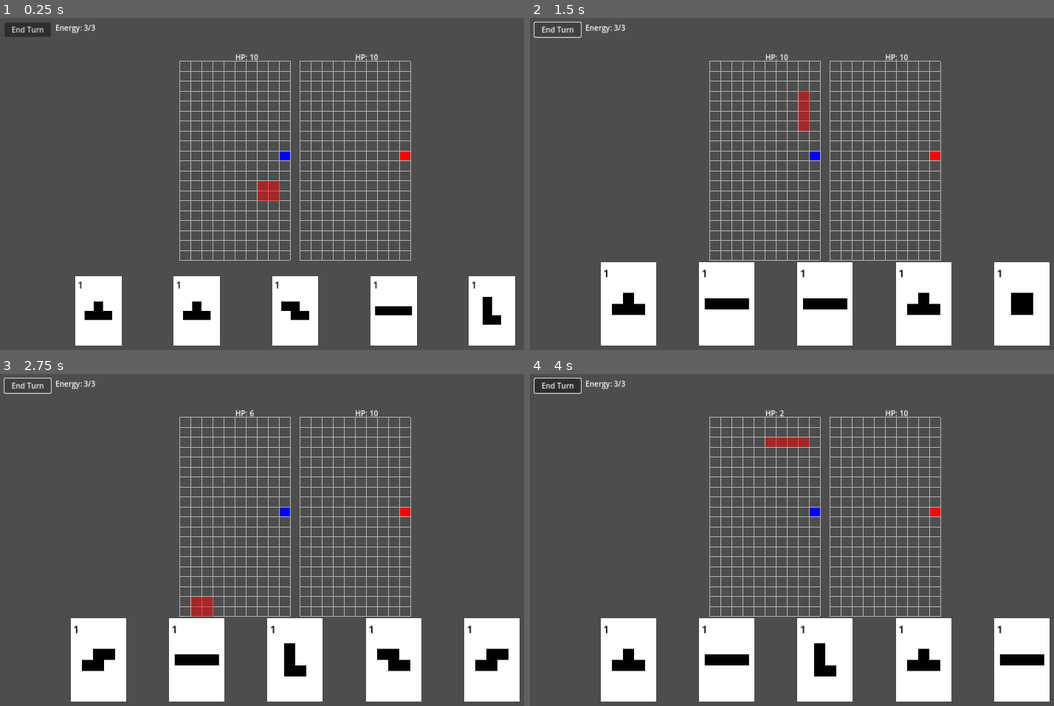
Above: before the commit, frames 1-4 (two rows, left to right).
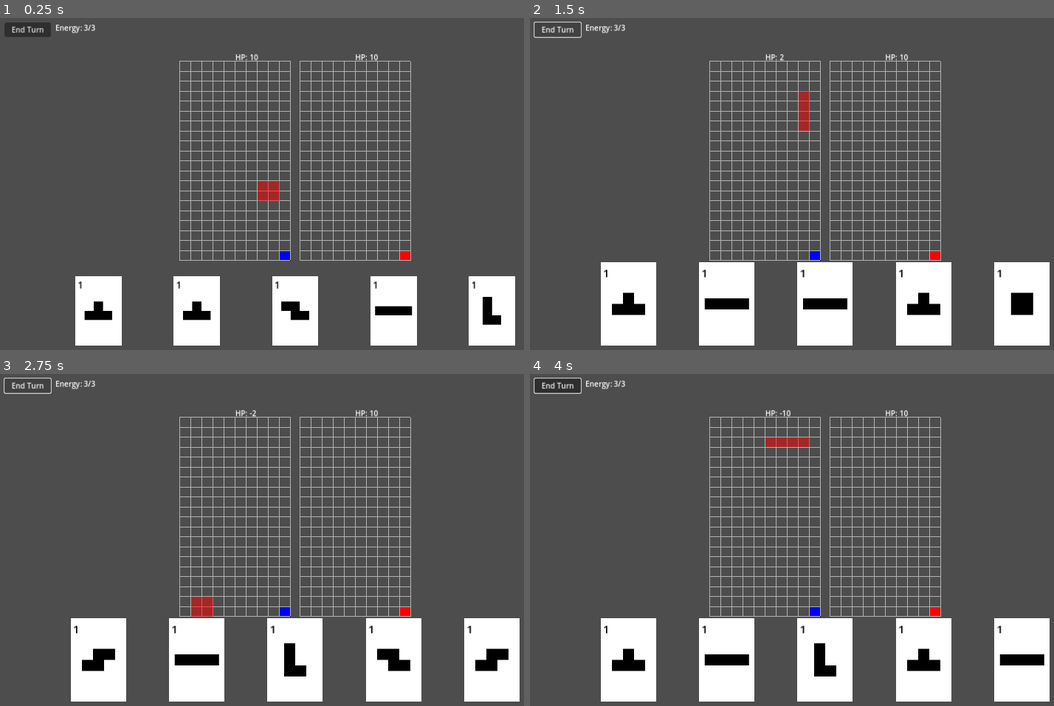
Above: after the commit, the same moments.

Repository: dBinet/SquirrelAttack
Game: Godot game, scene res://scenes/Main.tscn
Two runs of this game, one before a commit and one after it. Both use one fixed random seed, a clock stepped at 60 frames per second and the inputs below.
Inputs (mouse positions are in pixels of both pictures, inside the frame that each line leads up to):
- Up to frame 1 (0.25 s): no input
- Up to frame 2 (1.5 s): click "End Turn" at 0.5 s; click "End Turn" at 1.25 s
- Up to frame 3 (2.75 s): click "End Turn" at 2 s
- Up to frame 4 (4 s): tap Enter at 2.75 s; move the mouse to (954, 523) at 2.77 s; click (954, 523) at 2.92 s; tap Space at 3.5 s; drag from (708, 556) to (797, 606) at 3.52 s

The runs differ from the first frame. In frame 1, 0.2% of the frame differs, in the area x 53-79%, y 40-74%; in frame 2, 0.2%; in frame 3, 0.2%; in frame 4, 0.2%, in the area x 47-79%, y 10-74%.

Commit message:
Use grid coordinates for character shapes

Diff:
--- a/data/characters.json
+++ b/data/characters.json
@@ -1,14 +1,14 @@
 {
   "header": {
-    "instructions": "Add new characters as top-level keys. Each character entry contains a size, optional grid index, colors, and a 'shapes' dictionary. Shape positions are measured from the top-left corner of a 50x50 canvas. Example shapes show how to place a square in the top-left and bottom-right corners:",
+    "instructions": "Add new characters as top-level keys. Each character entry contains an optional grid index, colors, and a 'shapes' dictionary. Shape positions are measured in grid coordinates (columns and rows). Example shapes show how to place a square in the top-left and bottom-right cells:",
     "examples": {
-      "square_top_left": {"type": "rect", "position": [0, 0], "size": [5, 5], "color": [1, 1, 1, 1]},
-      "square_bottom_right": {"type": "rect", "position": [45, 45], "size": [5, 5], "color": [1, 1, 1, 1]}
+      "square_top_left": {"type": "rect", "position": [0, 0], "size": [1, 1], "color": [1, 1, 1, 1]},
+      "square_bottom_right": {"type": "rect", "position": [9, 19], "size": [1, 1], "color": [1, 1, 1, 1]}
     }
   },
   "alien": {
-	"size": 50,
-	"grid": "right",
+        "size": 10,
+        "grid": "right",
 	"base_color": [
 	  0,
 	  0,
@@ -26,12 +26,12 @@
                 {
                   "type": "rect",
                   "position": [
-                        45,
-                        45
+                        9,
+                        19
                   ],
                   "size": [
-                        5,
-                        5
+                        1,
+                        1
                   ],
                   "color": [
                         1,
@@ -44,8 +44,8 @@
         }
   },
   "mech": {
-	"size": 50,
-	"grid": "left",
+        "size": 10,
+        "grid": "left",
 	"base_color": [
 	  0,
 	  0,
@@ -63,12 +63,12 @@
                 {
                   "type": "rect",
                   "position": [
-                        45,
-                        45
+                        9,
+                        19
                   ],
                   "size": [
-                        5,
-                        5
+                        1,
+                        1
                   ],
                   "color": [
                         0,
--- a/scripts/CharacterData.gd
+++ b/scripts/CharacterData.gd
@@ -141,15 +141,13 @@
     return result
 
 static func _generate_texture(desc: Dictionary) -> ImageTexture:
-    var base_size := float(desc.get("size", 64))
-    var size := int(GRID.CELL_SIZE * GRID.COLS)
-    var ratio := float(size) / base_size
+    var width := int(GRID.CELL_SIZE * GRID.COLS)
+    var height := int(GRID.CELL_SIZE * GRID.ROWS)
+    var cell := float(GRID.CELL_SIZE)
 
     var shapes: Array = _extract_all_shapes(desc.get("shapes", []))
-    var offset_x: float = 0.0
-    var offset_y: float = 0.0
-
-    var img := Image.create(size, size, false, Image.FORMAT_RGBA8)
+
+    var img := Image.create(width, height, false, Image.FORMAT_RGBA8)
     var base_col := _to_color(desc.get("base_color", [0, 0, 0, 0]))
     var outline_col := _get_outline_color(desc)
     img.fill(base_col)
@@ -157,16 +155,16 @@
         var col := _to_color(s.get("color", [1, 1, 1, 1]))
         match String(s.get("type", "")):
             "circle":
-                var c_arr: Array = s.get("center", [size / 2, size / 2])
-                var ctr := Vector2((float(c_arr[0]) + offset_x) * ratio, (float(c_arr[1]) + offset_y) * ratio)
-                var rad := int(float(s.get("radius", 0)) * ratio)
+                var c_arr: Array = s.get("center", [0, 0])
+                var ctr := Vector2(float(c_arr[0]) * cell, float(c_arr[1]) * cell)
+                var rad := int(float(s.get("radius", 0)) * cell)
                 _draw_circle(img, ctr, rad, col)
                 _draw_circle_outline(img, ctr, rad, outline_col)
             "rect":
                 var p_arr: Array = s.get("position", [0, 0])
                 var sz_arr: Array = s.get("size", [1, 1])
-                var pos := Vector2i(int(round((float(p_arr[0]) + offset_x) * ratio)), int(round((float(p_arr[1]) + offset_y) * ratio)))
-                var sz := Vector2i(int(round(float(sz_arr[0]) * ratio)), int(round(float(sz_arr[1]) * ratio)))
+                var pos := Vector2i(int(round(float(p_arr[0]) * cell)), int(round(float(p_arr[1]) * cell)))
+                var sz := Vector2i(int(round(float(sz_arr[0]) * cell)), int(round(float(sz_arr[1]) * cell)))
                 _draw_rect(img, pos, sz, col)
                 _draw_rect_outline(img, pos, sz, outline_col)
     return ImageTexture.create_from_image(img)
@@ -186,7 +184,7 @@
     if not _characters.has(name):
         return Vector2.ZERO
     var desc: Dictionary = _characters[name]
-    var scale := float(GRID.CELL_SIZE * GRID.COLS) / float(desc.get("size", 1))
+    var scale := float(GRID.CELL_SIZE)
     var size_px := float(GRID.CELL_SIZE * GRID.COLS)
     var max_x := 0.0
     var max_y := 0.0
@@ -212,9 +210,10 @@
     var size := Vector2(max_x, max_y)
     _bounds[name] = size
 
-    var img_size: float = float(GRID.CELL_SIZE * GRID.COLS)
+    var img_w: float = float(GRID.CELL_SIZE * GRID.COLS)
+    var img_h: float = float(GRID.CELL_SIZE * GRID.ROWS)
     var center := Vector2(max_x / 2.0, max_y / 2.0)
-    var raw_offset := Vector2(img_size / 2.0 - center.x, img_size / 2.0 - center.y)
+    var raw_offset := Vector2(img_w / 2.0 - center.x, img_h / 2.0 - center.y)
     var cell := float(GRID.CELL_SIZE)
     var offset := Vector2(round(raw_offset.x / cell) * cell,
         round(raw_offset.y / cell) * cell)
@@ -238,7 +237,7 @@
         _top_left_offsets[name] = Vector2.ZERO
         return Vector2.ZERO
     var desc: Dictionary = _characters[name]
-    var scale := float(GRID.CELL_SIZE * GRID.COLS) / float(desc.get("size", 1))
+    var scale := float(GRID.CELL_SIZE)
     var min_x := 0.0
     var min_y := 0.0
     var shapes: Array = _extract_all_shapes(desc.get("shapes", []))
--- a/scripts/Main.gd
+++ b/scripts/Main.gd
@@ -233,8 +233,7 @@
     if grid_idx == _alien_grid_idx and _alien_sprite and _alien_sprite.texture:
         var desc: Dictionary = CHARACTER_DATA.get_description("alien")
         var shapes: Array = desc.get("shapes", [])
-        var base_size: float = float(desc.get("size", 1))
-        var ratio: float = float(Grid.CELL_SIZE * Grid.COLS) / base_size
+        var ratio: float = float(Grid.CELL_SIZE)
         var sprite_scale := Vector2(_alien_sprite.scale.x, _alien_sprite.scale.y)
         var tex_size: Vector2 = _alien_sprite.texture.get_size() * sprite_scale
         var sprite_top_left := _alien_sprite.global_position
@@ -261,10 +260,9 @@
     sprite.offset = CHARACTER_DATA.get_top_left_offset(name)
     if sprite.texture:
         var tex_size: Vector2 = sprite.texture.get_size()
-        var factor_x := width / tex_size.x if tex_size.x > 0 else 1.0
-        var factor_y := height / tex_size.y if tex_size.y > 0 else 1.0
-        var factor: float = min(factor_x, factor_y)
-        sprite.scale = Vector2(factor, factor * GRID_VERTICAL_SCALE)
+        var scale_x := width / tex_size.x if tex_size.x > 0 else 1.0
+        var scale_y := height / tex_size.y if tex_size.y > 0 else 1.0
+        sprite.scale = Vector2(scale_x, scale_y)
 
 func _update_creature_positions() -> void:
     if _grids.size() < 2:
@@ -331,8 +329,7 @@
             groups = {"": desc["shapes"]}
         else:
             return ""
-    var base_size: float = float(desc.get("size", 1))
-    var ratio: float = float(Grid.CELL_SIZE * Grid.COLS) / base_size
+    var ratio: float = float(Grid.CELL_SIZE)
     var scale := sprite.scale
     var tex_size := sprite.texture.get_size() * scale
     var top_left := sprite.global_position
Not shown, changed: README.md
